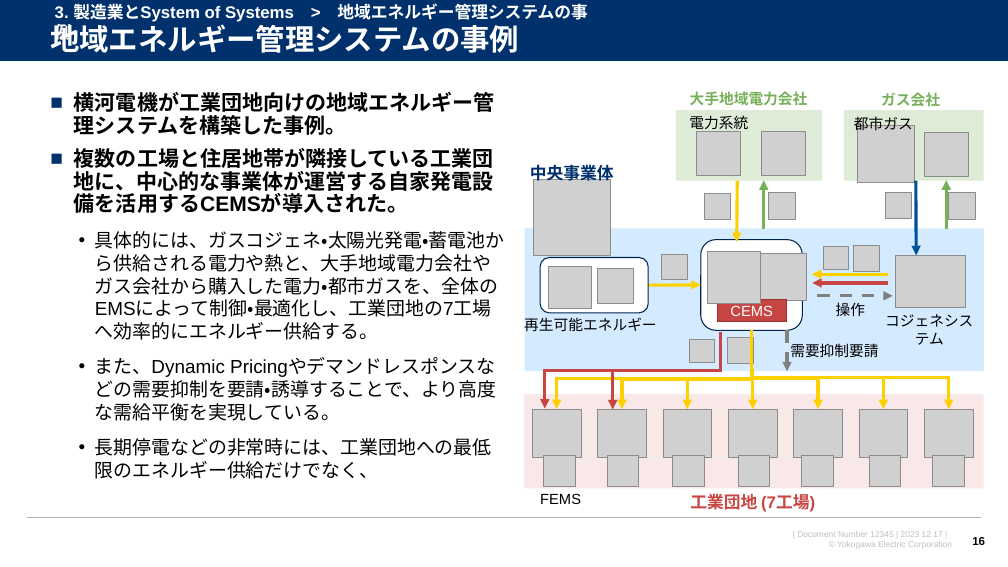
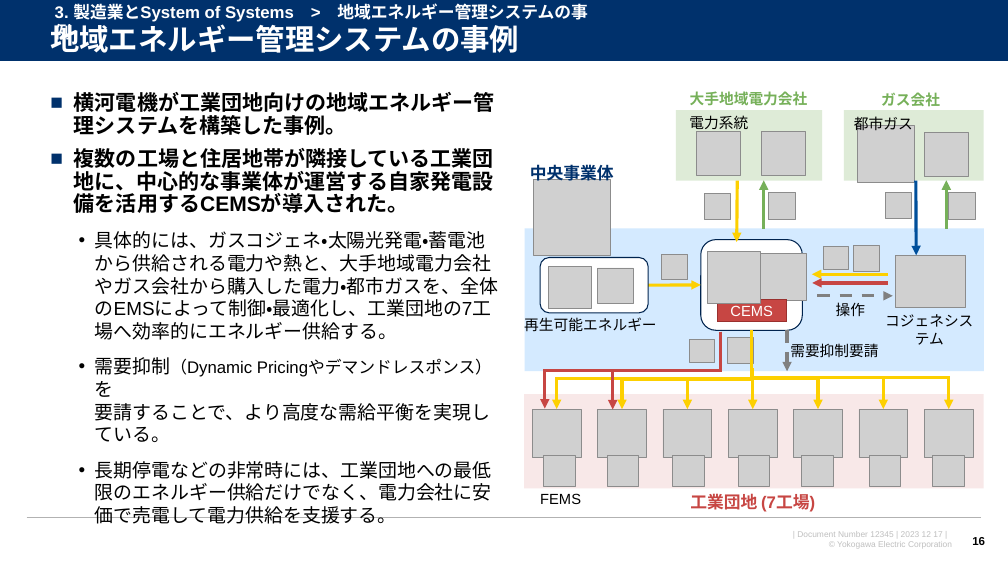
Before and after one commit to watarukumagai-git/opt, a slide deck: slide 16 of SoS/conf2023/231217_横幹連合コンファレンス_熊谷.pptx. Drawn at 1008x567 pixels with LibreOffice and Linux fonts; fonts in the diff are those of the drawing; grey boxes stand for pictures; background and template pictures are left out. Boxes give left, top, right and bottom in pixels: in the first picture for what was removed or moved away, otherwise in the second. Text is boxed around its words. In the diff, an @@ line names an element or a change of style, - is before the commit and + after.

```diff
--- a/SoS/conf2023/231217_横幹連合コンファレンス_熊谷.pptx
+++ b/SoS/conf2023/231217_横幹連合コンファレンス_熊谷.pptx
@@ text at (x1=95, y1=357, x2=492, y2=524): text changed @@
-  • また、Dynamic Pricingやデマンドレスポンスなどの需要抑制を要請・誘導することで、より高度な需給平衡を実現している。
-  • 長期停電などの非常時には、工業団地への最低限のエネルギー供給だけでなく、
+  • 需要抑制（Dynamic Pricingやデマンドレスポンス）を
+    要請することで、より高度な需給平衡を実現している。
+  • 長期停電などの非常時には、工業団地への最低限のエネルギー供給だけでなく、電力会社に安価で売電して電力供給を支援する。
```
Also in this commit, not shown: 2 other slides changed.
